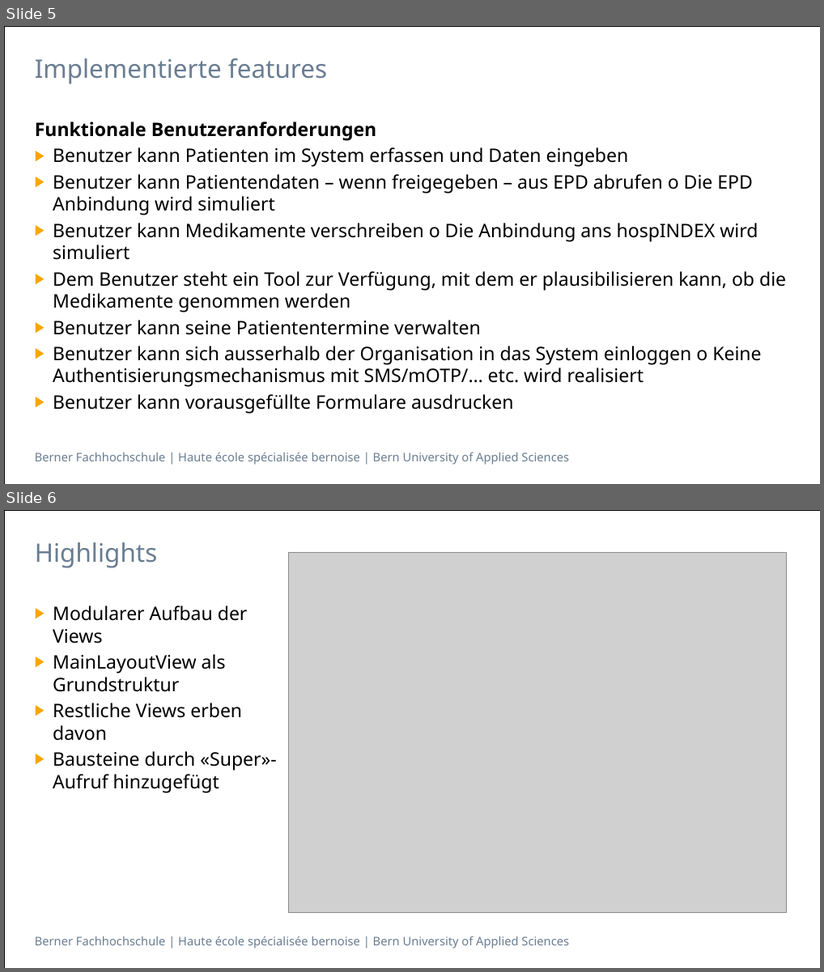
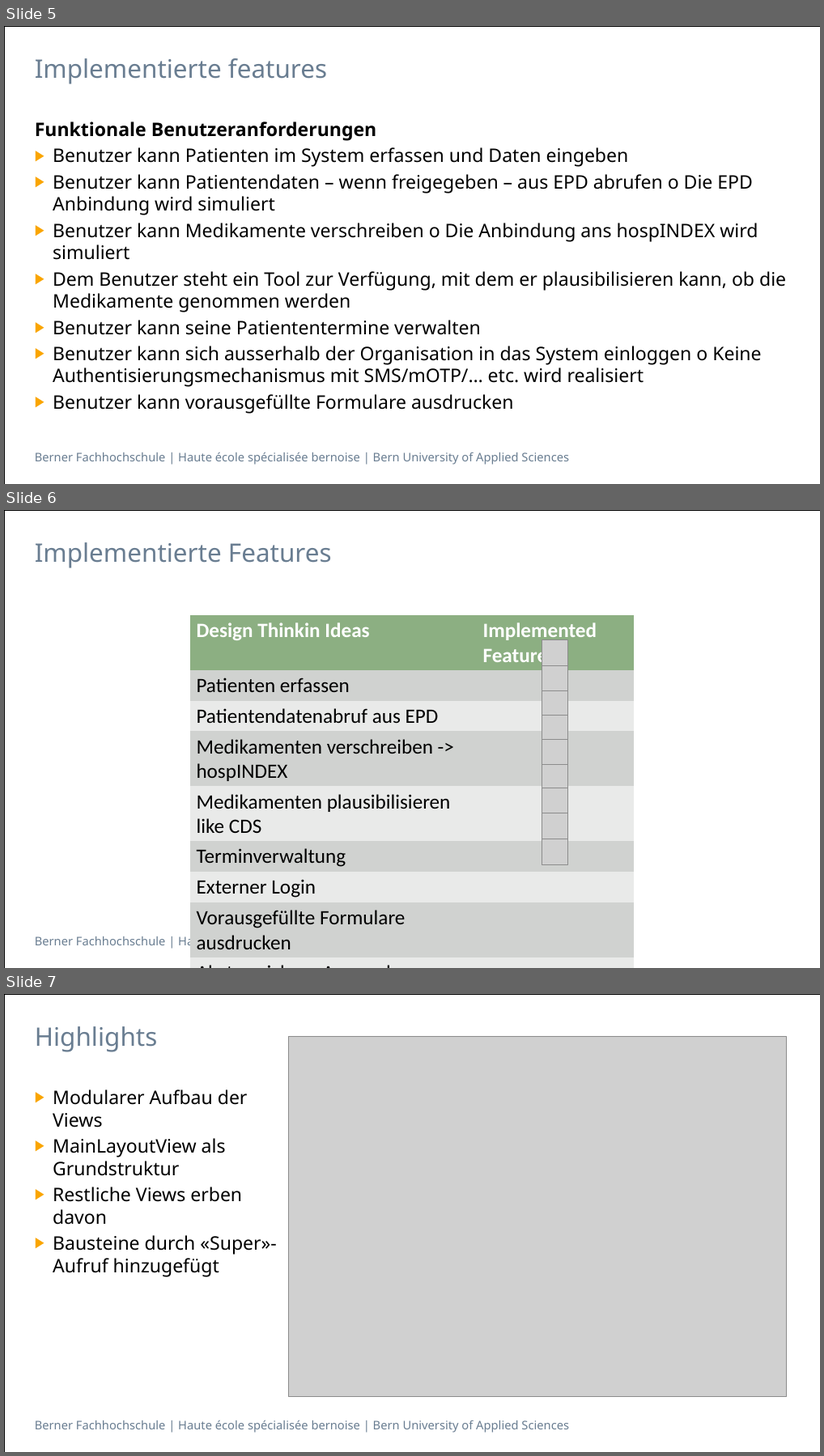
Before and after one commit to selvs1/ePsyDoc, a slide deck: doc/task-07/Task07.pptx. Shown one above the other, each under a label of ours: slides 5 and 6 before the commit, slides 5, 6 and 7 after it. The pictures are 824x972 and 824x1456 pixels, drawn with LibreOffice and Linux fonts; fonts in the diff are those of the drawing; grey boxes stand for pictures. Boxes give left, top, right and bottom in pixels: in the first picture for what was removed or moved away, otherwise in the second. Text is boxed around its words. In the diff, an @@ line names an element or a change of style, - is before the commit and + after.

Commit message:
updates
scrum und folien update

```diff
--- a/doc/task-07/Task07.pptx
+++ b/doc/task-07/Task07.pptx
@@ slide 6 added at (4, 510, 820, 968), background #FFFFFF; not listed: 2 template elements that a slide beside it also shows @@
@@ title added at (35, 542, 332, 568), 30 pt, text #697D91 @@
+Implementierte Features
@@ table added at (190, 615, 634, 953), 10 rows, 2 columns @@
+Design Thinkin Ideas | Implemented Features
+Patienten erfassen | 
+Patientendatenabruf aus EPD | 
+Medikamenten verschreiben -> hospINDEX | 
+Medikamenten plausibilisieren like CDS | 
+Terminverwaltung | 
+Externer Login | 
+Vorausgefüllte Formulare ausdrucken | 
+Absturzsichere Anwendung | 
+Benutzerfreundliche Anwendung | 
@@ picture added at (542, 640, 568, 666) @@
@@ picture added at (542, 665, 568, 691) @@
@@ picture added at (542, 691, 568, 716) @@
@@ picture added at (542, 716, 568, 741) @@
@@ picture added at (542, 739, 568, 765) @@
@@ picture added at (542, 764, 568, 790) @@
@@ picture added at (542, 789, 568, 814) @@
@@ picture added at (542, 814, 568, 840) @@
@@ picture added at (542, 840, 568, 866) @@
@@ what was slide 6 is now slide 7 @@
```
Also in this commit, not shown: 1 other file.
